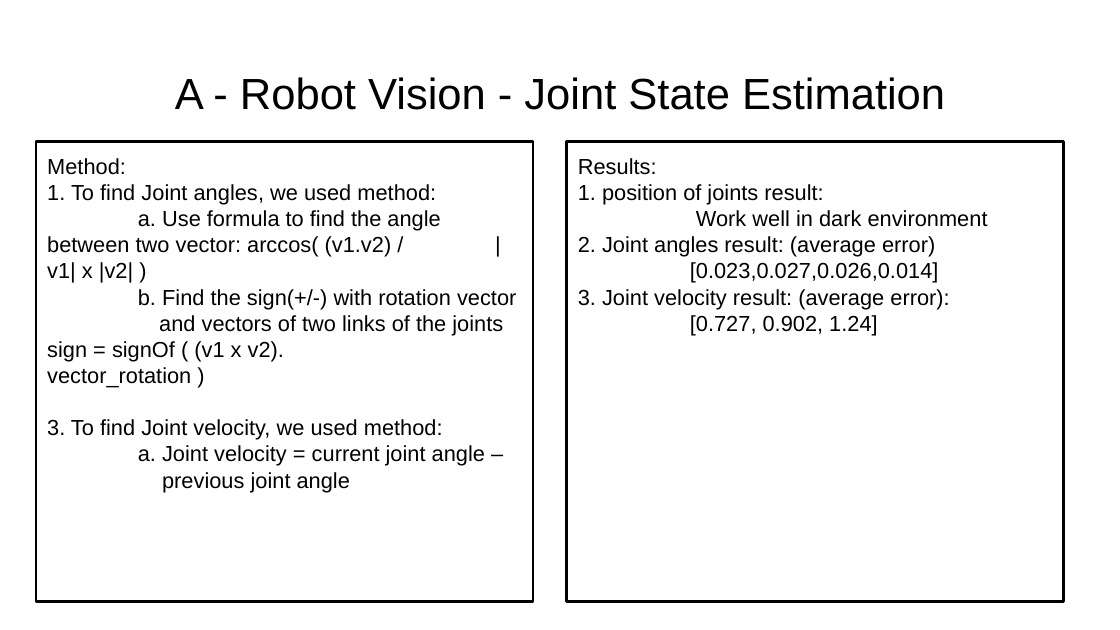
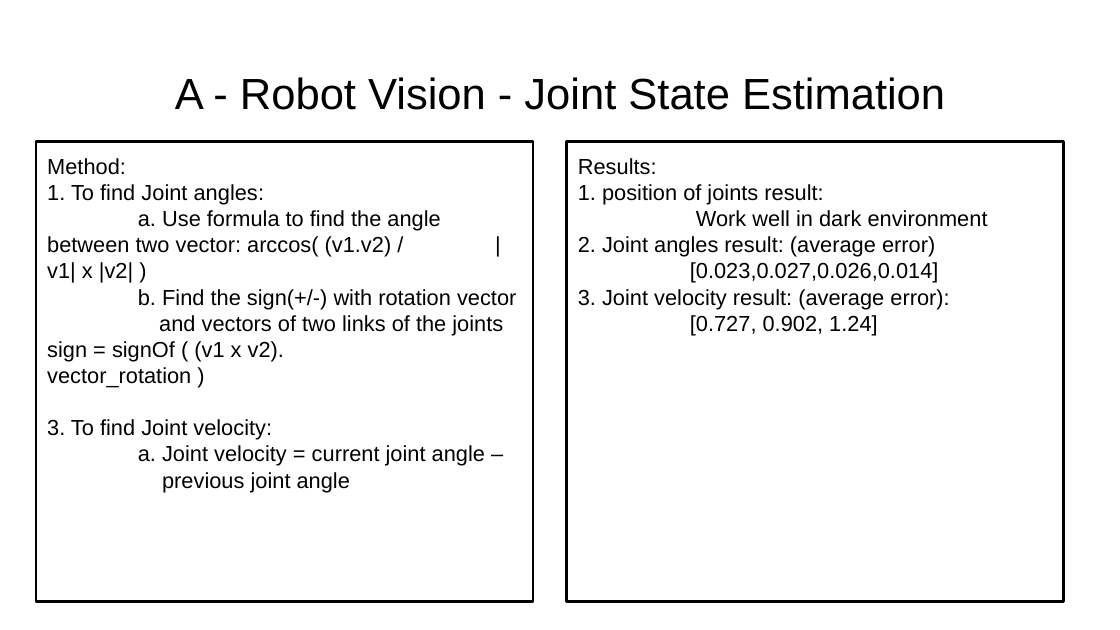
Before and after one commit to HanqinDu/IVR, a slide deck: slide 2 of IVR_assignment_template.pptx. Drawn at 1120x630 pixels with LibreOffice and Linux fonts; fonts in the diff are those of the drawing. Boxes give left, top, right and bottom in pixels: in the first picture for what was removed or moved away, otherwise in the second. Text is boxed around its words. In the diff, an @@ line names an element or a change of style, - is before the commit and + after.

```diff
--- a/IVR_assignment_template.pptx
+++ b/IVR_assignment_template.pptx
@@ text in rectangle at (x1=47, y1=184, x2=264, y2=205): text changed @@
-1. To find Joint angles, we used method:
+1. To find Joint angles:
@@ text in rectangle at (x1=47, y1=419, x2=272, y2=440): text changed @@
-      3. To find Joint velocity, we used method:
+      3. To find Joint velocity:
```
Also in this commit, not shown: 4 other slides changed, 1 slide added.
